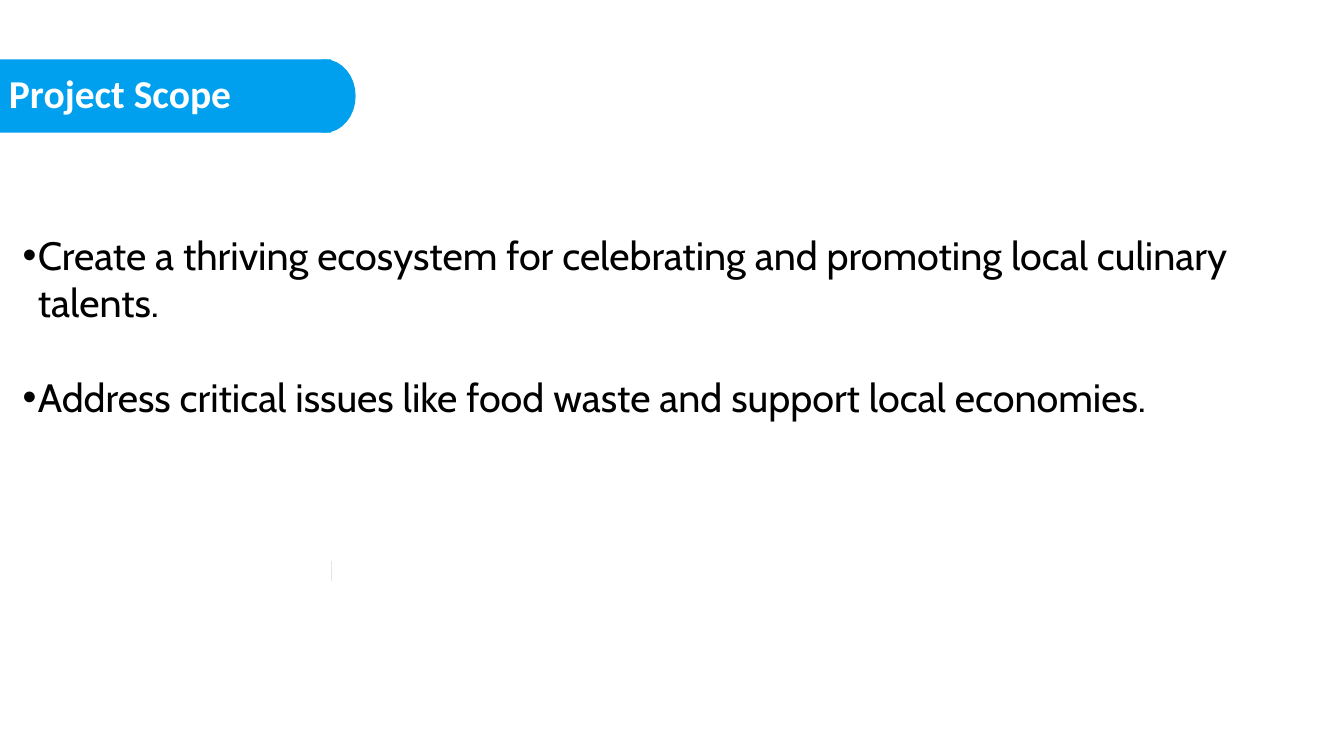
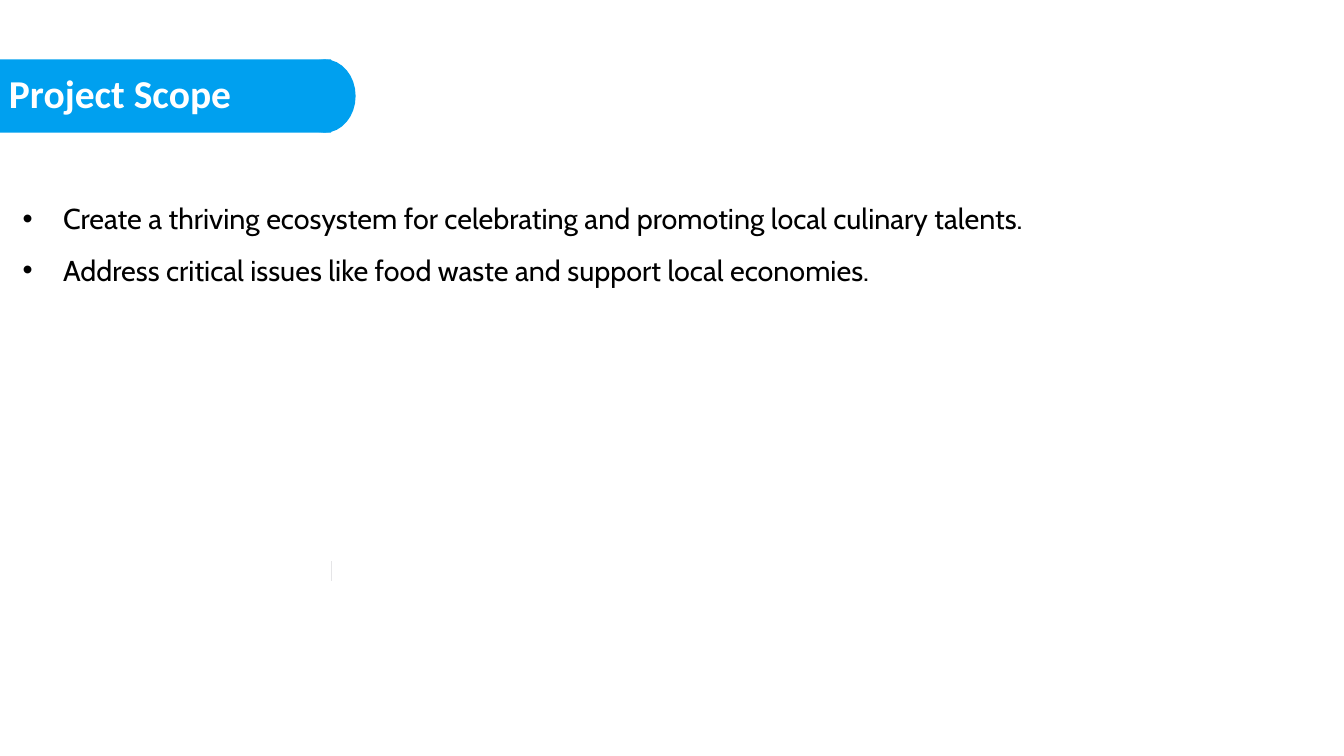
Before and after one commit to nisarggandhi21/Taste-of-Home, a slide deck: slide 6 of Taste-of-Home.pptx. Drawn at 1344x756 pixels with LibreOffice and Linux fonts; fonts in the diff are those of the drawing; background and template pictures are left out. Boxes give left, top, right and bottom in pixels: in the first picture for what was removed or moved away, otherwise in the second. Text is boxed around its words. In the diff, an @@ line names an element or a change of style, - is before the commit and + after.

```diff
--- a/Taste-of-Home.pptx
+++ b/Taste-of-Home.pptx
@@ text "Create a thriving ecosystem for ..." at [63,207,1022,288]: size 44 to 32 pt; indent changed; line spacing 1 to 1.5 @@
```
Also in this commit, not shown: 14 other slides changed, 3 slides added, 1 slide removed, 20 other files.
